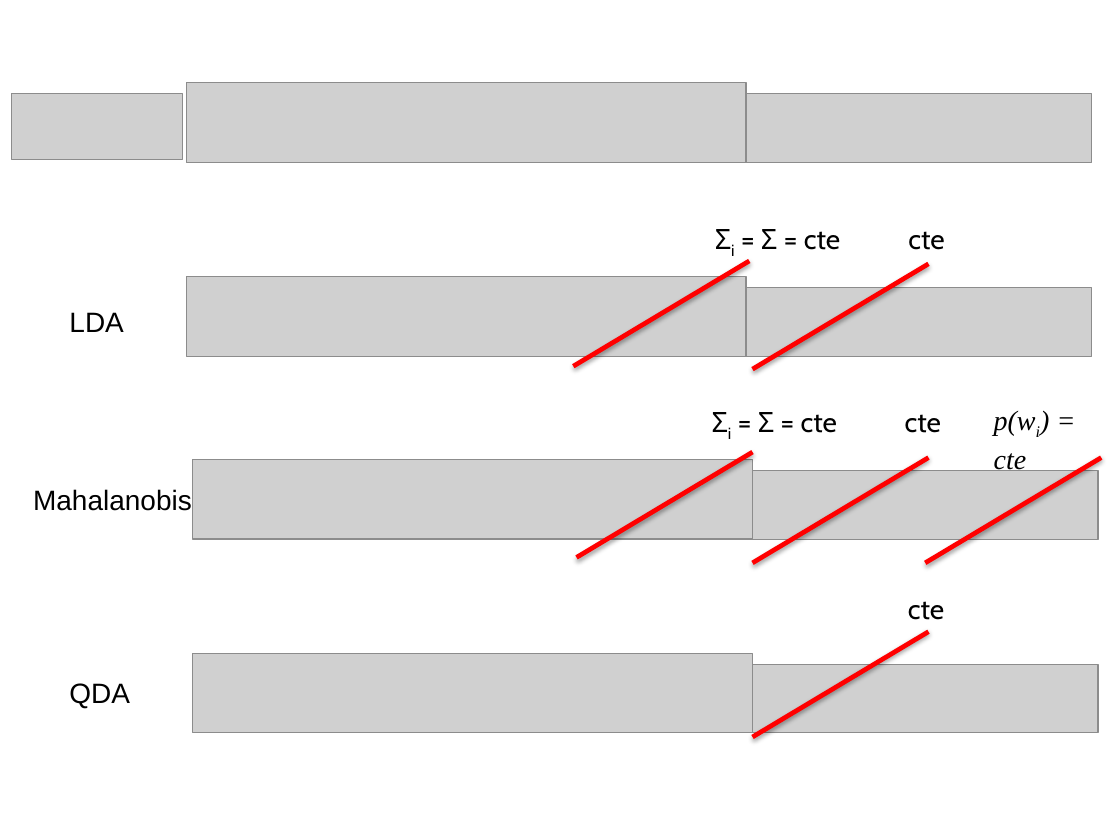
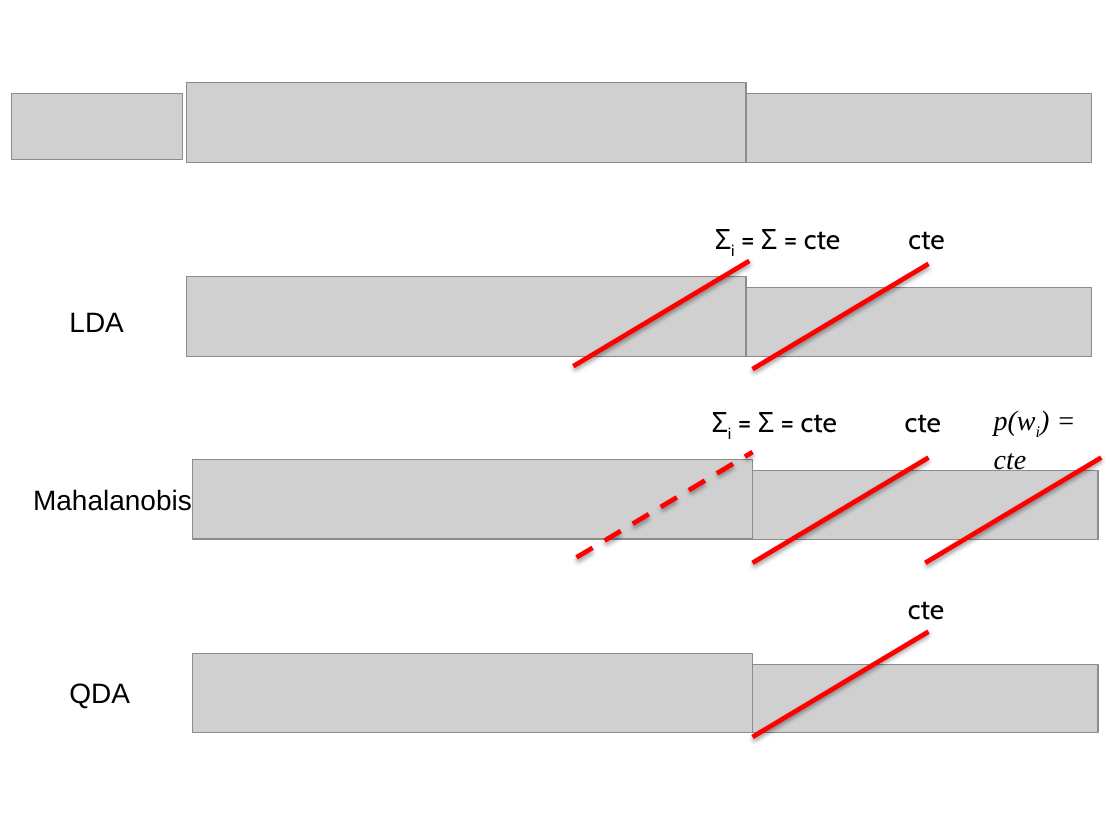
Before and after one commit to domingomery/patrones, a slide deck: slide 17 of clases/Cap04_Clasificacion/presentations/PAT04_LDA.pptx (slide 13 before the commit). Drawn at 1120x840 pixels with LibreOffice and Linux fonts; fonts in the diff are those of the drawing; grey boxes stand for pictures. Boxes give left, top, right and bottom in pixels: in the first picture for what was removed or moved away, otherwise in the second. Text is boxed around its words. In the diff, an @@ line names an element or a change of style, - is before the commit and + after.

```diff
--- a/clases/Cap04_Clasificacion/presentations/PAT04_LDA.pptx
+++ b/clases/Cap04_Clasificacion/presentations/PAT04_LDA.pptx
@@ line (577, 558) - (753, 452): stroke #FF0000 3 pt to #FF0000 3 pt dashed @@
```
Also in this commit, not shown: 6 other slides changed, 8 slides added, 4 slides removed, 11 other files.
